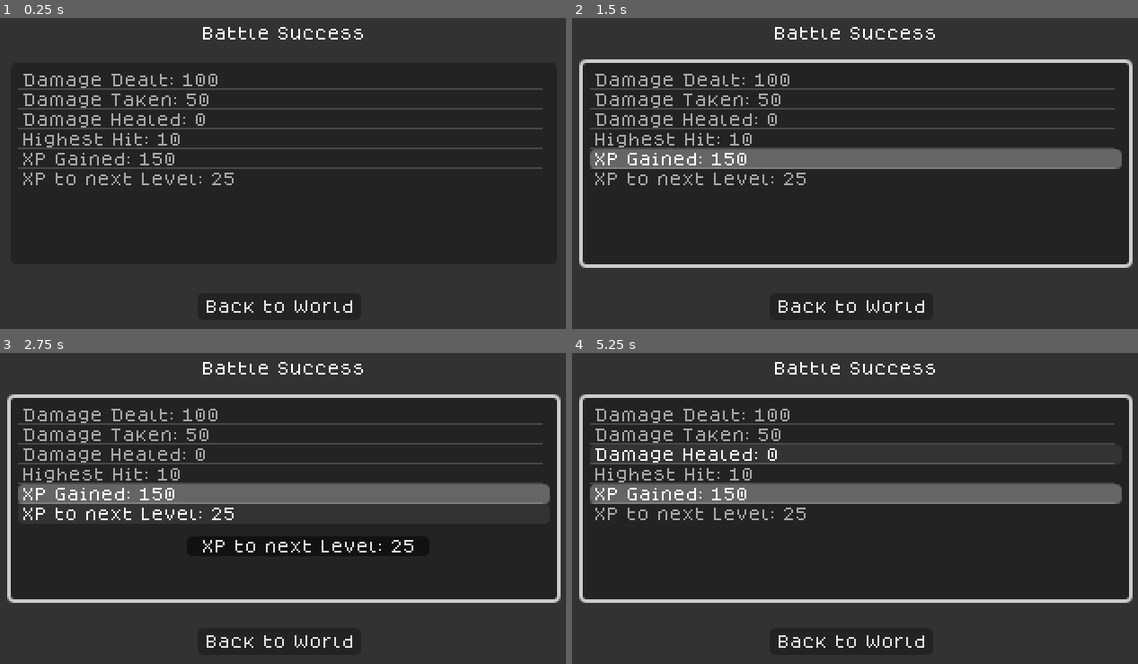
Above: before the commit, frames 1-4 (two rows, left to right).
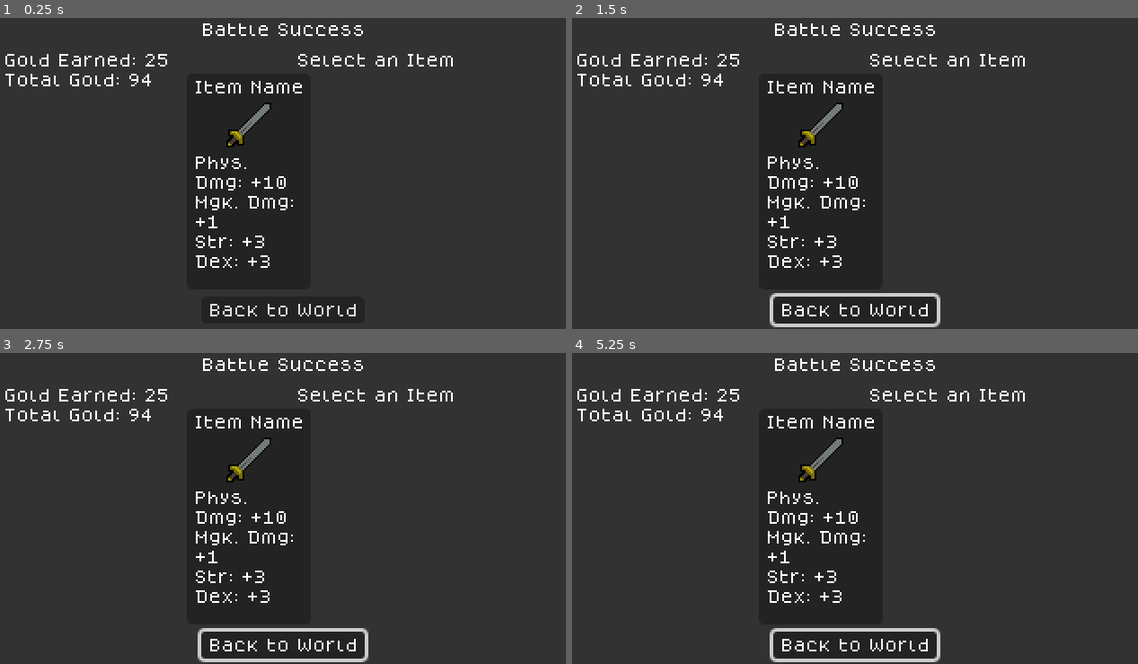
Above: after the commit, the same moments.

Repository: wildbeard/rpg
Game: Godot game, scene res://Scenes/UI/EndBattleModal.tscn
Two runs of this game, one before a commit and one after it. Both use one fixed random seed, a clock stepped at 60 frames per second and the inputs below. This scene is started directly instead of the project's main scene.
Inputs (mouse positions are in pixels of both pictures, inside the frame that each line leads up to):
- Up to frame 1 (0.25 s): no input
- Up to frame 2 (1.5 s): click "Back to World" at 0.5 s; move the mouse to (985, 151) at 1.27 s; hold D (move_right) from 1.28 s (still down); click (985, 151) at 1.42 s
- Up to frame 3 (2.75 s): move the mouse to (169, 517) at 2.02 s; release D (move_right) at 2.03 s; hold S (move_down) from 2.03 s (still down)
- Up to frame 4 (5.25 s): move the mouse to (911, 430) at 2.77 s; release S (move_down) at 2.78 s; hold D (move_right) 2.78-3.53 s; move the mouse to (826, 567) at 3.52 s; hold W (move_up) 3.53-4.28 s; click (826, 567) at 3.67 s; move the mouse to (1030, 552) at 4.27 s; hold A (move_left) from 4.28 s (still down); move the mouse to (685, 452) at 5.02 s

The runs differ from the first frame. In frame 1, 5.8% of the frame differs, in the area x 0-80%, y 1-96%; in frame 2, 15%; in frame 3, 16%, in the area x 0-100%, y 1-100%; in frame 4, 15%.

Commit message:
Enemies "award" an item/gold when killed

Diff:
--- a/Scenes/Battle/BattleScene.gd
+++ b/Scenes/Battle/BattleScene.gd
@@ -30,6 +30,9 @@
 	"highest_hit": 0,
 	"xp_gained": 0,
 	"xp_remaining": 0,
+	"enemies_killed": 0,
+	"gold_earned": 0,
+	"item_rewards": [],
 }
 
 func _ready() -> void:
@@ -177,9 +180,13 @@
 				self.battleStats.highest_hit = dmg
 
 		if target.isDead:
-			remove_child(target)
+			var rewards: Dictionary = target.generateRewards()
+			self.battleStats.gold_earned += rewards.gold
+			self.battleStats.item_rewards.push_back(rewards.item)
+			self.battleStats.enemies_killed += 1
 			self.battleStats.xp_gained += target.characterStats.xpGiven
 			player.characterStats.currentXp += target.characterStats.xpGiven
+			remove_child(target)
 
 	if ability.cooldown:
 		self.player.abilityBook.updateAbilityCooldown(abilityId, self.currentRound + ability.cooldown)
--- a/Scenes/Enemies/Enemy.gd
+++ b/Scenes/Enemies/Enemy.gd
@@ -2,3 +2,18 @@
 class_name Enemy
 
 signal start_battle(enemies: Array[Enemy])
+
+const ITEMS = preload("res://Resources/Items.tres")
+
+func generateRewards() -> Dictionary:
+	# @TODO: Generate gold based on level
+	var gold: int = 25
+	var item: Item = self.getRandomItemReward()
+
+	return {
+		'gold': gold,
+		'item': item,
+	}
+
+func getRandomItemReward() -> Item:
+	return self.ITEMS.resource_list.filter(func(item: Item): return item.name != 'Coins').pick_random() as Item
--- a/Scenes/UI/EndBattleModal.gd
+++ b/Scenes/UI/EndBattleModal.gd
@@ -9,7 +9,9 @@
 	"damage_healed": "Damage Healed",
 	"highest_hit": "Highest Hit",
 	"xp_gained": "XP Gained",
-	"xp_remaining": "XP to next Level"
+	"xp_remaining": "XP to next Level",
+	"enemies_killed": "Enemies Killed",
+	"gold_earned": "Gold Earned",
 }
 var battleStats: Dictionary = {
 	"damage_dealt": 100,
@@ -17,12 +19,68 @@
 	"damage_healed": 0,
 	"highest_hit": 10,
 	"xp_gained": 150,
-	"xp_remaining": 25
+	"xp_remaining": 25,
+	"enemies_killed": 1,
+	"gold_earned": 25,
+	"item_rewards": [],
 }
 
 func _ready():
-	for key in self.battleStats:
-		if self.battleStatsText.has(key):
-			%BattleStatsList.add_item("%s: %d" % [self.battleStatsText[key], self.battleStats[key]])
+	self._updatePlayerGold(self.battleStats.gold_earned)
+	%TotalGoldLabel.text = 'Total Gold: %d' % (self._getTotalGold())
+
+	if self.battleStats.item_rewards.size():
+		var item: Item = self.battleStats.item_rewards[0]
+		%ItemNameLabel.text = item.name
+		%ItemTexture.texture = item.texture
+
+		if item is Armor:
+			%ItemDescLabel.text = "Phys. Def: %d\n" % item.physicalDefense
+			%ItemDescLabel.text += "Mgk. Def: %d\n" % item.magicalDefense
+			for modKey in item.statModifiers.keys().filter(func(k: String): return item.statModifiers[k] != 0):
+				%ItemDescLabel.text += "%s: %d\n" % [modKey.to_upper(), item.statModifiers[modKey]]
+		elif item is Weapon:
+			%ItemDescLabel.text = "Phys. Dmg: %d\n" % item.physicalDamage
+			%ItemDescLabel.text += "Mgk. Dmg: %d\n" % item.magicalDamage
+			for modKey in item.statModifiers.keys().filter(func(k: String): return item.statModifiers[k] != 0):
+				%ItemDescLabel.text += "%s: %d\n" % [modKey.to_upper(), item.statModifiers[modKey]]
+		else:
+			%ItemDescLabel.text = item.description
 
 	%GoAgain.connect("button_up", func(): self.restart.emit())
+
+func _getTotalGold() -> int:
+	var total: int = 0
+	var foundData: Array[SlotData] = PlayerManager.inventory.data.filter(func(sd: SlotData): return sd && sd.item.name == 'Coins')
+
+	for sd in foundData:
+		total += sd.quantity
+
+	return total
+
+func _updatePlayerGold(income: int) -> void:
+	var remaining: int = income
+	var foundData: Array[SlotData] = PlayerManager.inventory.data.filter(func(sd: SlotData): return sd && sd.item.name == 'Coins')
+
+	while remaining > 0:
+		for sd in foundData:
+			if sd.quantity + remaining < sd.item.maxStack:
+				sd.quantity += remaining
+				remaining = 0
+			else:
+				var used: int = remaining - (sd.item.maxStack - sd.quantity)
+				remaining -= used
+				sd.quantity = sd.item.maxStack
+
+		var emptySlotIdx: int = PlayerManager.inventory.data.find(null)
+
+		if remaining > 0 && emptySlotIdx > -1:
+			var sd: SlotData = SlotData.new()
+			sd.item = load("res://Resources/Items/Coin.tres")
+			sd.quantity = remaining
+		elif remaining > 0 && emptySlotIdx == -1:
+			push_warning("No slots for gold. Losing %d" % remaining)
+			remaining = 0
+		elif remaining > 0:
+			push_warning("Infinite Breaker; Remaining: %d" % remaining)
+			remaining = 0
--- a/Scenes/UI/EndBattleModal.tscn
+++ b/Scenes/UI/EndBattleModal.tscn
@@ -1,7 +1,8 @@
-[gd_scene load_steps=3 format=3 uid="uid://d06r8u8md5fah"]
+[gd_scene load_steps=4 format=3 uid="uid://d06r8u8md5fah"]
 
 [ext_resource type="Script" path="res://Scenes/UI/EndBattleModal.gd" id="1_b6ksm"]
 [ext_resource type="Theme" uid="uid://cuis5kb05xw7j" path="res://Themes/Base.tres" id="2_4gnpp"]
+[ext_resource type="Texture2D" uid="uid://b21maxdc6lwb7" path="res://Assets/Attack_icon.png" id="3_m7vnr"]
 
 [node name="Control" type="Control"]
 layout_mode = 3
@@ -18,34 +19,137 @@
 offset_bottom = 184.0
 color = Color(0.197937, 0.197937, 0.197937, 1)
 
-[node name="Label" type="Label" parent="."]
+[node name="BattleStatsList" type="ItemList" parent="."]
+unique_name_in_owner = true
+visible = false
 layout_mode = 0
 offset_left = 8.0
-offset_top = 8.0
-offset_right = 312.0
-offset_bottom = 24.0
+offset_top = 32.0
+offset_right = 144.0
+offset_bottom = 144.0
+theme = ExtResource("2_4gnpp")
+theme_override_font_sizes/font_size = 8
+same_column_width = true
+
+[node name="MarginContainer" type="MarginContainer" parent="."]
+layout_mode = 0
+offset_right = 320.0
+offset_bottom = 180.0
+theme_override_constants/margin_left = 4
+theme_override_constants/margin_top = 4
+theme_override_constants/margin_right = 4
+theme_override_constants/margin_bottom = 4
+
+[node name="MarginContainer" type="MarginContainer" parent="MarginContainer"]
+layout_mode = 2
+theme_override_constants/margin_top = 6
+theme_override_constants/margin_bottom = 6
+
+[node name="VBoxContainer" type="VBoxContainer" parent="MarginContainer/MarginContainer"]
+layout_mode = 2
+
+[node name="SuccessLabel" type="Label" parent="MarginContainer/MarginContainer/VBoxContainer"]
+layout_mode = 2
+size_flags_vertical = 0
 theme = ExtResource("2_4gnpp")
 text = "Battle Success"
 horizontal_alignment = 1
 vertical_alignment = 1
 
-[node name="BattleStatsList" type="ItemList" parent="."]
+[node name="MarginContainer2" type="MarginContainer" parent="MarginContainer/MarginContainer/VBoxContainer"]
+layout_mode = 2
+size_flags_vertical = 3
+theme_override_constants/margin_top = 6
+
+[node name="HBoxContainer" type="HBoxContainer" parent="MarginContainer/MarginContainer/VBoxContainer/MarginContainer2"]
+layout_mode = 2
+size_flags_vertical = 3
+
+[node name="PanelContainer" type="VBoxContainer" parent="MarginContainer/MarginContainer/VBoxContainer/MarginContainer2/HBoxContainer"]
+self_modulate = Color(1, 1, 1, 0)
+layout_mode = 2
+
+[node name="GoldEarnedLabel" type="Label" parent="MarginContainer/MarginContainer/VBoxContainer/MarginContainer2/HBoxContainer/PanelContainer"]
+layout_mode = 2
+size_flags_vertical = 0
+theme = ExtResource("2_4gnpp")
+text = "Gold Earned: 25"
+
+[node name="TotalGoldLabel" type="Label" parent="MarginContainer/MarginContainer/VBoxContainer/MarginContainer2/HBoxContainer/PanelContainer"]
 unique_name_in_owner = true
-layout_mode = 0
-offset_left = 8.0
-offset_top = 32.0
-offset_right = 312.0
-offset_bottom = 144.0
+layout_mode = 2
+size_flags_vertical = 0
 theme = ExtResource("2_4gnpp")
-theme_override_font_sizes/font_size = 8
-same_column_width = true
+text = "Total Gold: 999999"
 
-[node name="GoAgain" type="Button" parent="."]
+[node name="MarginContainer" type="MarginContainer" parent="MarginContainer/MarginContainer/VBoxContainer/MarginContainer2/HBoxContainer"]
+layout_mode = 2
+size_flags_horizontal = 3
+theme_override_constants/margin_left = 6
+
+[node name="VBoxContainer" type="VBoxContainer" parent="MarginContainer/MarginContainer/VBoxContainer/MarginContainer2/HBoxContainer/MarginContainer"]
+layout_mode = 2
+
+[node name="ItemsLabel" type="Label" parent="MarginContainer/MarginContainer/VBoxContainer/MarginContainer2/HBoxContainer/MarginContainer/VBoxContainer"]
+layout_mode = 2
+theme = ExtResource("2_4gnpp")
+text = "Select an Item"
+horizontal_alignment = 1
+
+[node name="HBoxContainer" type="HBoxContainer" parent="MarginContainer/MarginContainer/VBoxContainer/MarginContainer2/HBoxContainer/MarginContainer/VBoxContainer"]
+layout_mode = 2
+size_flags_vertical = 3
+
+[node name="ItemCardPanel" type="PanelContainer" parent="MarginContainer/MarginContainer/VBoxContainer/MarginContainer2/HBoxContainer/MarginContainer/VBoxContainer/HBoxContainer"]
+layout_mode = 2
+
+[node name="MarginContainer" type="MarginContainer" parent="MarginContainer/MarginContainer/VBoxContainer/MarginContainer2/HBoxContainer/MarginContainer/VBoxContainer/HBoxContainer/ItemCardPanel"]
+layout_mode = 2
+theme_override_constants/margin_left = 4
+theme_override_constants/margin_top = 4
+theme_override_constants/margin_right = 4
+theme_override_constants/margin_bottom = 4
+
+[node name="VBoxContainer" type="VBoxContainer" parent="MarginContainer/MarginContainer/VBoxContainer/MarginContainer2/HBoxContainer/MarginContainer/VBoxContainer/HBoxContainer/ItemCardPanel/MarginContainer"]
+layout_mode = 2
+theme_override_constants/separation = 5
+
+[node name="ItemNameLabel" type="Label" parent="MarginContainer/MarginContainer/VBoxContainer/MarginContainer2/HBoxContainer/MarginContainer/VBoxContainer/HBoxContainer/ItemCardPanel/MarginContainer/VBoxContainer"]
 unique_name_in_owner = true
-layout_mode = 0
-offset_left = 112.0
-offset_top = 160.0
-offset_right = 203.0
-offset_bottom = 175.0
+layout_mode = 2
+theme = ExtResource("2_4gnpp")
+text = "Item Name"
+horizontal_alignment = 1
+
+[node name="Container" type="CenterContainer" parent="MarginContainer/MarginContainer/VBoxContainer/MarginContainer2/HBoxContainer/MarginContainer/VBoxContainer/HBoxContainer/ItemCardPanel/MarginContainer/VBoxContainer"]
+layout_mode = 2
+size_flags_horizontal = 4
+size_flags_vertical = 4
+
+[node name="ItemTexture" type="TextureRect" parent="MarginContainer/MarginContainer/VBoxContainer/MarginContainer2/HBoxContainer/MarginContainer/VBoxContainer/HBoxContainer/ItemCardPanel/MarginContainer/VBoxContainer/Container"]
+unique_name_in_owner = true
+layout_mode = 2
+size_flags_horizontal = 4
+size_flags_vertical = 4
+texture = ExtResource("3_m7vnr")
+stretch_mode = 3
+
+[node name="ItemDescLabel" type="RichTextLabel" parent="MarginContainer/MarginContainer/VBoxContainer/MarginContainer2/HBoxContainer/MarginContainer/VBoxContainer/HBoxContainer/ItemCardPanel/MarginContainer/VBoxContainer"]
+unique_name_in_owner = true
+layout_mode = 2
+theme = ExtResource("2_4gnpp")
+bbcode_enabled = true
+text = "Phys. Dmg: +10
+Mgk. Dmg: +1
+Str: +3
+Dex: +3
+"
+fit_content = true
+scroll_active = false
+
+[node name="GoAgain" type="Button" parent="MarginContainer/MarginContainer/VBoxContainer"]
+unique_name_in_owner = true
+layout_mode = 2
+size_flags_horizontal = 4
 theme = ExtResource("2_4gnpp")
 text = "Back to World"
